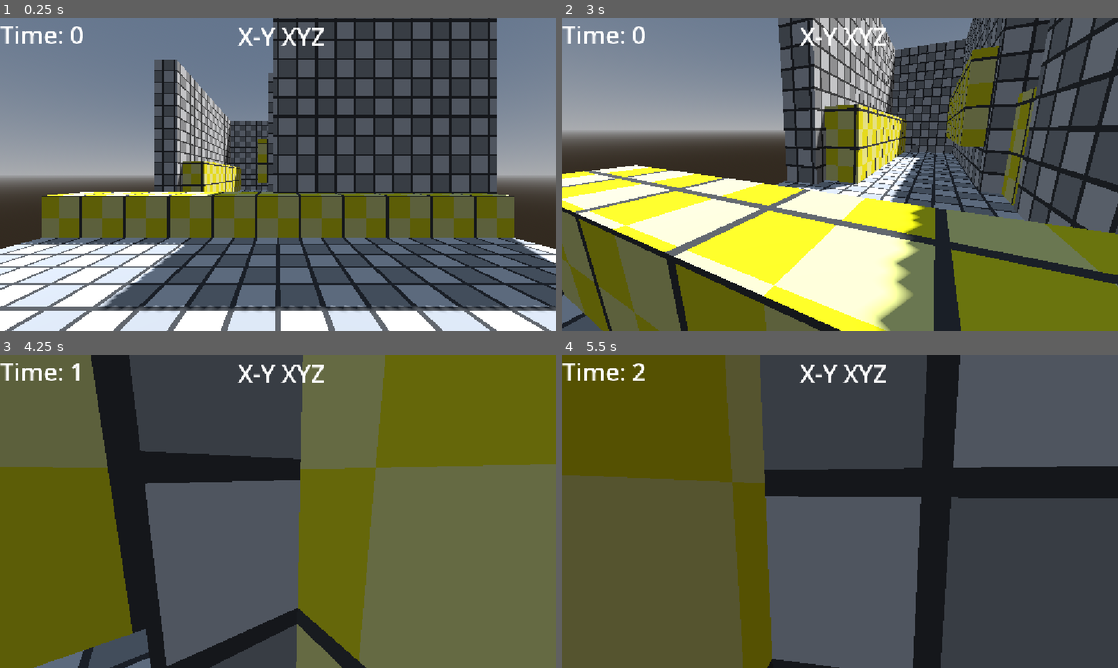
Above: before the commit, frames 1-4 (two rows, left to right).
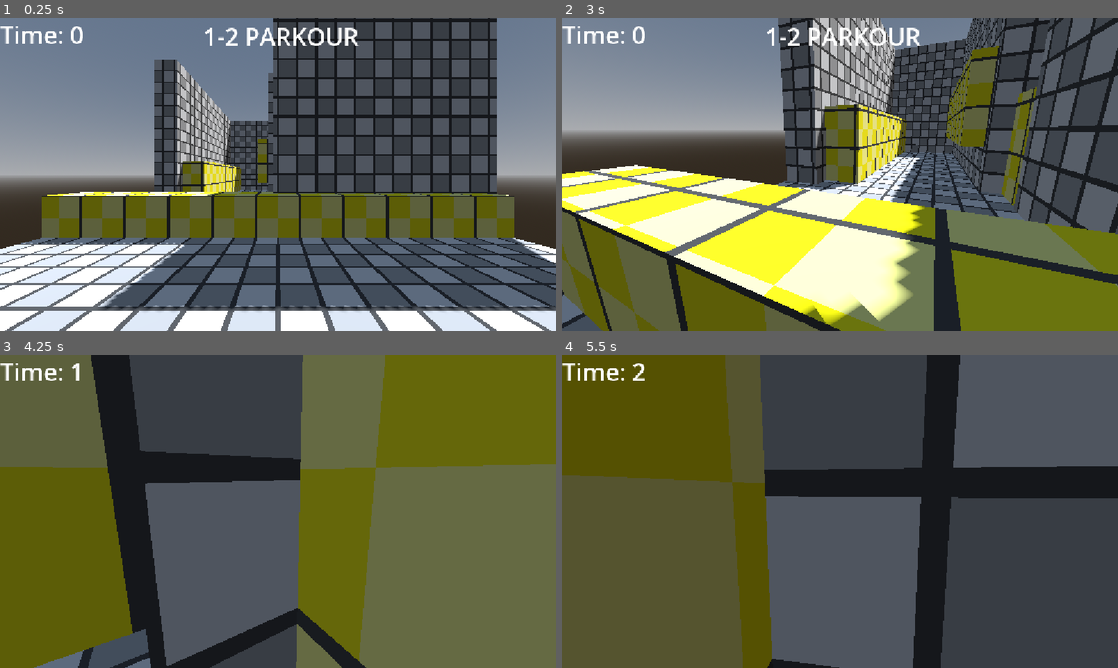
Above: after the commit, the same moments.

Repository: angrypig555/haven-game-2026
Game: Godot game, scene res://scenes/level2.tscn
The game is run twice, just before and just after one commit, with the same random seed, the same clock (stepped at 60 frames per second) and the same inputs. This scene is started directly instead of the project's main scene.
Inputs (mouse positions are in pixels of both pictures, inside the frame that each line leads up to):
- Up to frame 1 (0.25 s): no input
- Up to frame 2 (3 s): tap Enter (ui_accept) at 0.5, 0.77, 1.52, 2 s; move the mouse to (962, 158) at 0.52 s; hold D (right_strafe) 0.53-1.28 s; tap Shift (dash) every 0.75 s from 0.6 to 2.85 s; click (962, 158) at 0.67 s; move the mouse to (812, 174) at 1.27 s; hold W (forward) from 1.28 s (still down); move the mouse to (851, 168) at 2.02 s; move the mouse to (834, 180) at 2.77 s
- Up to frame 3 (4.25 s): keep holding W (forward); tap Enter (ui_accept) at 3.02, 3.77 s; move the mouse to (316, 514) at 3.52 s; tap Shift (dash) at 3.6 s
- Up to frame 4 (5.5 s): keep holding W (forward); move the mouse to (795, 508) at 4.27 s; tap Shift (dash) at 4.35, 5.1 s; tap Enter (ui_accept) at 4.52 s; move the mouse to (845, 511) at 5.02 s

The runs differ from the first frame. In frame 1, 0.8% of the frame differs, in the area x 36-65%, y 3-9%; in frame 2, 1.6%, in the area x 36-65%, y 3-100%; in frame 3, 0.3%; in frame 4, 0.3%.

Commit message:
finish level text system

Diff:
--- a/haven-2026/scenes/level1.tscn
+++ b/haven-2026/scenes/level1.tscn
@@ -2,6 +2,7 @@
 
 [ext_resource type="PackedScene" uid="uid://ceej0xbq7qsqx" path="res://scenes/player.tscn" id="1_g2h75"]
 [ext_resource type="Material" uid="uid://dqb2m2v7xxvnw" path="res://assets/tile.tres" id="1_m7ahb"]
+[ext_resource type="Script" uid="uid://bg0532axeyu8u" path="res://scripts/level1.gd" id="1_ru4tf"]
 [ext_resource type="PackedScene" uid="uid://pxuus3v22yxr" path="res://scenes/box.tscn" id="2_wwpf4"]
 [ext_resource type="Material" uid="uid://j57ubpk5em3k" path="res://assets/tile_blue.tres" id="4_dwgg1"]
 
@@ -79,6 +80,10 @@
 [sub_resource type="BoxShape3D" id="BoxShape3D_ejswk"]
 
 [node name="Level1" type="Node3D" unique_id=695464244]
+script = ExtResource("1_ru4tf")
+chapter = "1"
+level = "1"
+text = "Physics"
 
 [node name="WorldEnvironment" type="WorldEnvironment" parent="." unique_id=1157603750]
 environment = SubResource("Environment_dwgg1")
@@ -191,5 +196,6 @@
 transform = Transform3D(0.99999976, 0, 0, 0, 6.8407617, 0, 0, 0, 0.9999996, 0, 6.591281, 0)
 shape = SubResource("BoxShape3D_ejswk")
 
+[connection signal="newlevel_text" from="." to="CharacterBody3D" method="_on_node_3d_newlevel_text"]
 [connection signal="body_shape_entered" from="oobhandler/Area3D" to="oobhandler" method="_on_area_3d_body_shape_entered"]
 [connection signal="body_shape_entered" from="NextLevel/Area3D" to="NextLevel" method="_on_area_3d_body_shape_entered"]
--- a/haven-2026/scenes/level2-1.tscn
+++ b/haven-2026/scenes/level2-1.tscn
@@ -1,7 +1,23 @@
 [gd_scene format=3 uid="uid://d0i3s43nc2vyf"]
 
+[ext_resource type="Script" uid="uid://bg0532axeyu8u" path="res://scripts/level1.gd" id="1_6vqhx"]
 [ext_resource type="Material" uid="uid://dqb2m2v7xxvnw" path="res://assets/tile.tres" id="1_yayw7"]
 [ext_resource type="Texture2D" uid="uid://ccbvh48swjru6" path="res://assets/tile.png" id="2_6vqhx"]
+[ext_resource type="PackedScene" uid="uid://ceej0xbq7qsqx" path="res://scenes/player.tscn" id="4_ay2il"]
+
+[sub_resource type="ProceduralSkyMaterial" id="ProceduralSkyMaterial_ay2il"]
+sky_top_color = Color(0, 0, 0, 1)
+sky_horizon_color = Color(0.04662216, 0.046622157, 0.046622157, 1)
+ground_bottom_color = Color(0.043039158, 0.04303915, 0.04303915, 1)
+ground_horizon_color = Color(0.04662216, 0.046622157, 0.046622157, 1)
+
+[sub_resource type="Sky" id="Sky_drtty"]
+sky_material = SubResource("ProceduralSkyMaterial_ay2il")
+
+[sub_resource type="Environment" id="Environment_1vxag"]
+background_mode = 2
+sky = SubResource("Sky_drtty")
+glow_enabled = true
 
 [sub_resource type="BoxMesh" id="BoxMesh_ay2il"]
 
@@ -15,6 +31,14 @@
 data = PackedVector3Array(1, 0, 1, -1, 0, 1, 1, 0, -1, -1, 0, 1, -1, 0, -1, 1, 0, -1)
 
 [node name="Level21" type="Node3D" unique_id=1137590048]
+script = ExtResource("1_6vqhx")
+
+[node name="DirectionalLight3D" type="DirectionalLight3D" parent="." unique_id=196227854]
+transform = Transform3D(-0.8660254, -0.43301278, 0.25, 0, 0.49999997, 0.86602545, -0.50000006, 0.75, -0.43301266, 0, 0, 0)
+shadow_enabled = true
+
+[node name="WorldEnvironment" type="WorldEnvironment" parent="." unique_id=2075986666]
+environment = SubResource("Environment_1vxag")
 
 [node name="MeshInstance3D" type="MeshInstance3D" parent="." unique_id=947475254]
 transform = Transform3D(10.769037, 0, 0, 0, 0.09406763, 0, 0, 0, 31.040298, 0, -0.50518763, 0)
@@ -27,3 +51,6 @@
 
 [node name="CollisionShape3D" type="CollisionShape3D" parent="MeshInstance3D/StaticBody3D" unique_id=298336166]
 shape = SubResource("ConcavePolygonShape3D_1vxag")
+
+[node name="CharacterBody3D" parent="." unique_id=1440422813 instance=ExtResource("4_ay2il")]
+transform = Transform3D(1, 0, 0, 0, 1, 0, 0, 0, 1, -0.4206257, 2.0962458, 9.179844)
--- a/haven-2026/scenes/level2.tscn
+++ b/haven-2026/scenes/level2.tscn
@@ -1,5 +1,6 @@
 [gd_scene format=3 uid="uid://bguk8jjppadjm"]
 
+[ext_resource type="Script" uid="uid://bg0532axeyu8u" path="res://scripts/level1.gd" id="1_6ep0u"]
 [ext_resource type="PackedScene" uid="uid://ceej0xbq7qsqx" path="res://scenes/player.tscn" id="1_if4l3"]
 [ext_resource type="Script" uid="uid://7hgx141oqa4l" path="res://scripts/oobhandler.gd" id="2_4038r"]
 [ext_resource type="Material" uid="uid://dqb2m2v7xxvnw" path="res://assets/tile.tres" id="3_2k3dv"]
@@ -95,6 +96,10 @@
 [sub_resource type="BoxShape3D" id="BoxShape3D_76toy"]
 
 [node name="Node3D" type="Node3D" unique_id=1423746457]
+script = ExtResource("1_6ep0u")
+chapter = "1"
+level = "2"
+text = "PARKOUR"
 
 [node name="DirectionalLight3D" type="DirectionalLight3D" parent="." unique_id=1466029861]
 transform = Transform3D(-0.8660254, -0.43301278, 0.25, 0, 0.49999997, 0.86602545, -0.50000006, 0.75, -0.43301266, 0, 0, 0)
@@ -282,5 +287,6 @@
 transform = Transform3D(0.99999976, 0, 0, 0, 6.8407617, 0, 0, 0, 0.9999996, 0, 6.591281, 0)
 shape = SubResource("BoxShape3D_76toy")
 
+[connection signal="newlevel_text" from="." to="CharacterBody3D" method="_on_node_3d_newlevel_text"]
 [connection signal="body_shape_entered" from="oobhandler/Area3D" to="oobhandler" method="_on_area_3d_body_shape_entered"]
 [connection signal="body_shape_entered" from="NextLevel/Area3D" to="NextLevel" method="_on_area_3d_body_shape_entered"]
--- a/haven-2026/scenes/level3.tscn
+++ b/haven-2026/scenes/level3.tscn
@@ -1,5 +1,6 @@
 [gd_scene format=3 uid="uid://gli1i8iewvyu"]
 
+[ext_resource type="Script" uid="uid://bg0532axeyu8u" path="res://scripts/level1.gd" id="1_6lxtr"]
 [ext_resource type="Material" uid="uid://dqb2m2v7xxvnw" path="res://assets/tile.tres" id="1_7uttt"]
 [ext_resource type="PackedScene" uid="uid://ceej0xbq7qsqx" path="res://scenes/player.tscn" id="1_f0ip2"]
 [ext_resource type="PackedScene" uid="uid://pxuus3v22yxr" path="res://scenes/box.tscn" id="2_yesqi"]
@@ -80,6 +81,10 @@
 [sub_resource type="BoxShape3D" id="BoxShape3D_b72m1"]
 
 [node name="Node3D" type="Node3D" unique_id=91753206]
+script = ExtResource("1_6lxtr")
+chapter = "1"
+level = "3"
+text = "Fling"
 
 [node name="MeshInstance3D3" type="MeshInstance3D" parent="." unique_id=484436374]
 transform = Transform3D(2.8278234, 0, 0, 0, 1, 0, 0, 0, 5.1967196, 0, 0, -36.672905)
@@ -158,5 +163,6 @@
 transform = Transform3D(0.2670027, 0, -0.25660634, 0, 8.031205, 0, 0.0695658, 0, 0.9848884, 0.029547974, 6.945981, 32.838825)
 text = "Tip: spam the dash"
 
+[connection signal="newlevel_text" from="." to="CharacterBody3D" method="_on_node_3d_newlevel_text"]
 [connection signal="body_shape_entered" from="MeshInstance3D3/oobhandler/Area3D" to="MeshInstance3D3/oobhandler" method="_on_area_3d_body_shape_entered"]
 [connection signal="body_shape_entered" from="NextLevel/Area3D" to="NextLevel" method="_on_area_3d_body_shape_entered"]
--- a/haven-2026/scenes/level4.tscn
+++ b/haven-2026/scenes/level4.tscn
@@ -1,6 +1,7 @@
 [gd_scene format=3 uid="uid://c2u2n03r4wo6v"]
 
 [ext_resource type="Material" uid="uid://dqb2m2v7xxvnw" path="res://assets/tile.tres" id="1_8y2od"]
+[ext_resource type="Script" uid="uid://bg0532axeyu8u" path="res://scripts/level1.gd" id="1_kq3r6"]
 [ext_resource type="PackedScene" uid="uid://ceej0xbq7qsqx" path="res://scenes/player.tscn" id="1_nsmo0"]
 [ext_resource type="PackedScene" uid="uid://pxuus3v22yxr" path="res://scenes/box.tscn" id="2_8y2od"]
 [ext_resource type="Material" uid="uid://j57ubpk5em3k" path="res://assets/tile_blue.tres" id="4_u23xw"]
@@ -81,6 +82,10 @@
 glow_enabled = true
 
 [node name="Node3D" type="Node3D" unique_id=269122156]
+script = ExtResource("1_kq3r6")
+chapter = "1"
+level = "4"
+text = "Slippery slope"
 
 [node name="MeshInstance3D3" type="MeshInstance3D" parent="." unique_id=1307644259]
 transform = Transform3D(2.8278234, 0, 0, 0, 1, 0, 0, 0, 5.1967196, 0, 6.0803328, -24.783436)
@@ -247,5 +252,6 @@
 its very pushy.
 "
 
+[connection signal="newlevel_text" from="." to="CharacterBody3D" method="_on_node_3d_newlevel_text"]
 [connection signal="body_shape_entered" from="MeshInstance3D3/oobhandler/Area3D" to="MeshInstance3D3/oobhandler" method="_on_area_3d_body_shape_entered"]
 [connection signal="body_shape_entered" from="NextLevel/Area3D" to="NextLevel" method="_on_area_3d_body_shape_entered"]
--- a/haven-2026/scenes/level5.tscn
+++ b/haven-2026/scenes/level5.tscn
@@ -1,5 +1,6 @@
 [gd_scene format=3 uid="uid://bf55w5txy8n8k"]
 
+[ext_resource type="Script" uid="uid://bg0532axeyu8u" path="res://scripts/level1.gd" id="1_fkit3"]
 [ext_resource type="PackedScene" uid="uid://ceej0xbq7qsqx" path="res://scenes/player.tscn" id="1_m0d1t"]
 [ext_resource type="Material" uid="uid://dqb2m2v7xxvnw" path="res://assets/tile.tres" id="2_jfeem"]
 [ext_resource type="Texture2D" uid="uid://ccbvh48swjru6" path="res://assets/tile.png" id="2_ms1t0"]
@@ -57,8 +58,7 @@
 
 func _on_area_3d_body_shape_entered(body_rid: RID, body: Node3D, body_shape_index: int, local_shape_index: int) -> void:
 	print(\"next level\")
-	print(\"finish\")
-	player.Winlabel.visible = true
+	get_tree().change_scene_to_file(\"res://scenes/level2-1.tscn\")
 "
 
 [sub_resource type="ConcavePolygonShape3D" id="ConcavePolygonShape3D_g54xt"]
@@ -67,6 +67,10 @@
 [sub_resource type="BoxShape3D" id="BoxShape3D_7pj42"]
 
 [node name="Level4" type="Node3D" unique_id=40424345]
+script = ExtResource("1_fkit3")
+chapter = "1"
+level = "5"
+text = "Bounce Back"
 
 [node name="WorldEnvironment" type="WorldEnvironment" parent="." unique_id=963361267]
 environment = SubResource("Environment_jil2c")
@@ -182,4 +186,5 @@
 transform = Transform3D(0.99999976, 0, 0, 0, 6.8407617, 0, 0, 0, 0.9999996, 0, 6.591281, 0)
 shape = SubResource("BoxShape3D_7pj42")
 
+[connection signal="newlevel_text" from="." to="CharacterBody3D" method="_on_level_4_newlevel_text"]
 [connection signal="body_shape_entered" from="NextLevel/Area3D" to="NextLevel" method="_on_area_3d_body_shape_entered"]
--- a/haven-2026/scenes/player.tscn
+++ b/haven-2026/scenes/player.tscn
@@ -7,6 +7,8 @@
 [ext_resource type="AudioStream" uid="uid://dlg62w6ktjnqy" path="res://sounds/powerUp.wav" id="4_qlg0r"]
 
 [sub_resource type="CapsuleShape3D" id="CapsuleShape3D_esvqh"]
+
+[sub_resource type="CapsuleMesh" id="CapsuleMesh_chrx7"]
 
 [node name="CharacterBody3D" type="CharacterBody3D" unique_id=1440422813]
 script = ExtResource("1_3vyb7")
@@ -74,7 +76,13 @@
 vertical_alignment = 1
 
 [node name="LevelTextDissapear" type="Timer" parent="." unique_id=265880315]
+wait_time = 1.5
+one_shot = true
+
+[node name="MeshInstance3D" type="MeshInstance3D" parent="." unique_id=1607720053]
+mesh = SubResource("CapsuleMesh_chrx7")
 
 [connection signal="timeout" from="DashTimer" to="." method="_on_dash_timer_timeout"]
 [connection signal="timeout" from="DashMoveTimer" to="." method="_on_dash_move_timer_timeout"]
 [connection signal="timeout" from="Timer" to="." method="_on_timer_timeout"]
+[connection signal="timeout" from="LevelTextDissapear" to="." method="_on_level_text_dissapear_timeout"]
--- a/haven-2026/scripts/player.gd
+++ b/haven-2026/scripts/player.gd
@@ -92,3 +92,17 @@
 
 func _on_node_3d_newlevel_text(chapter: Variant, level: Variant, text: Variant) -> void:
 	print("NEW LEVEL %s %s %s", chapter, level, text)
+	var nextleveltext = "%s-%s %s" % [chapter, level, text]
+	print(nextleveltext)
+	nextLevel.text = nextleveltext
+	nextLevel.visible = true
+	nextleveltimer.start()
+
+
+func _on_level_text_dissapear_timeout() -> void:
+	nextLevel.visible = false
+	print("hid nextlevel text")
+
+
+func _on_level_4_newlevel_text(chapter: Variant, level: Variant, text: Variant) -> void:
+	pass # Replace with function body.
